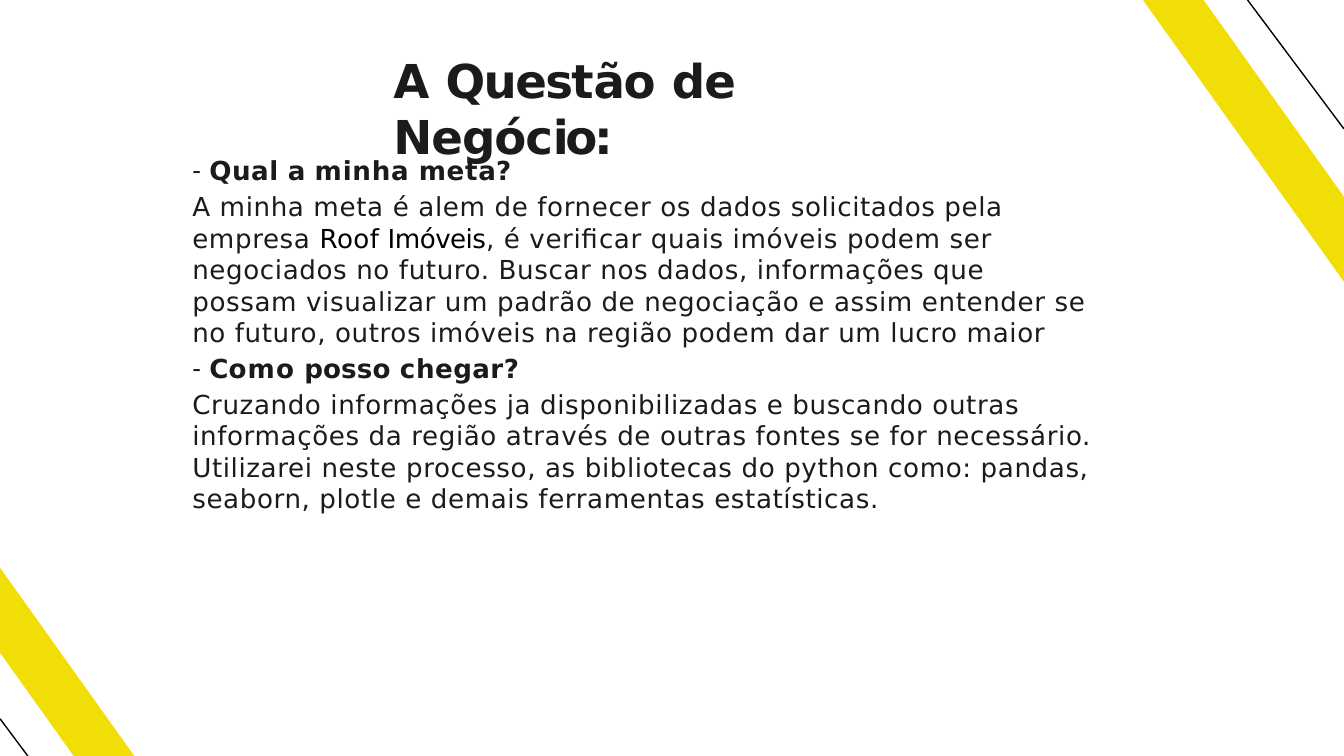
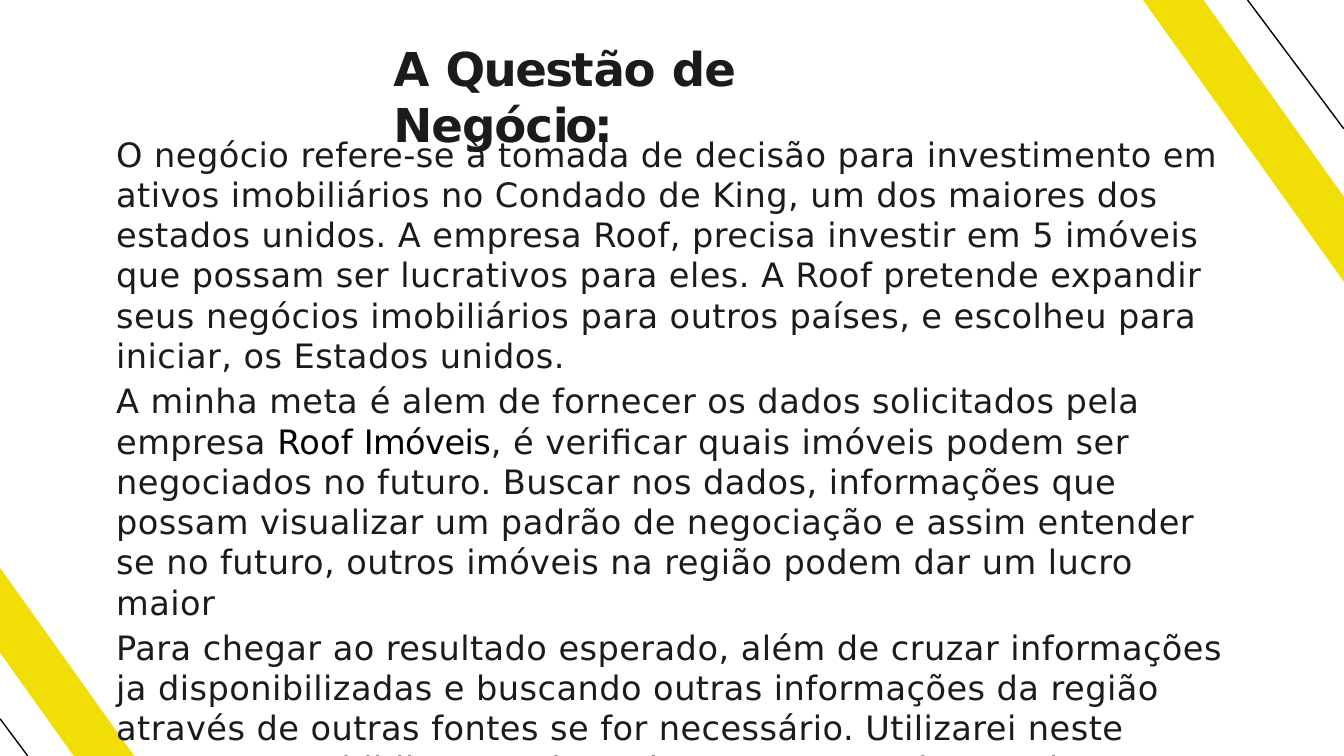
Before and after one commit to valdirdpg/curso-dnc, a slide deck: slide 11 of MODULO-3/MINI-PROJETO/Mini Projeto - Roof Imoveis.pptx. Drawn at 1344x756 pixels with LibreOffice and Linux fonts; fonts in the diff are those of the drawing. Boxes give left, top, right and bottom in pixels: in the first picture for what was removed or moved away, otherwise in the second. Text is boxed around its words. In the diff, an @@ line names an element or a change of style, - is before the commit and + after.

```diff
--- a/MODULO-3/MINI-PROJETO/Mini Projeto - Roof Imoveis.pptx
+++ b/MODULO-3/MINI-PROJETO/Mini Projeto - Roof Imoveis.pptx
@@ title "A Questão de Negócio:": place and size @@
-title "A Questão de Negócio:" at box(393, 61, 736, 164)
+title "A Questão de Negócio:" at box(393, 49, 736, 153)
@@ title "A Questão de Negócio:" at box(393, 49, 736, 153): letter spacing -0.8 to -0.9 pt in "Questão" @@
@@ text "O negócio refere-se à tomada ...": place and size @@
-text "O negócio refere-se à tomada ..." at box(192, 160, 1090, 513)
+text "O negócio refere-se à tomada ..." at box(116, 139, 1221, 748)
@@ text at box(116, 139, 1217, 372): text changed; size 14 to 18 pt; bold off @@
-  – Qual a minha meta?
+O negócio refere-se à tomada de decisão para investimento em ativos imobiliários no Condado de King, um dos maiores dos estados unidos. A empresa Roof, precisa investir em 5 imóveis que possam ser lucrativos para eles. A Roof pretende expandir seus negócios imobiliários para outros países, e escolheu para iniciar, os Estados unidos.
@@ text at box(116, 386, 1194, 616): size 14 to 18 pt in "A minha meta é alem de fornecer ..."; letter spacing 0.2 to 0.1 pt in "Roof"; list level 2 to 1 in "A minha meta é alem ..." @@
@@ text at box(116, 633, 1221, 748): text changed; size 14 to 18 pt @@
-  – Como posso chegar?
-  Cruzando informações ja disponibilizadas e buscando outras informações da região através de outras fontes se for necessário. Utilizarei neste processo, as bibliotecas do python como: pandas, seaborn, plotle e demais ferramentas estatísticas.
+Para chegar ao resultado esperado, além de cruzar informações ja disponibilizadas e buscando outras informações da região através de outras fontes se for necessário. Utilizarei neste processo, as bibliotecas do python como: pandas, seaborn, plotly e demais ferramentas estatísticas.
```
Also in this commit, not shown: 13 other slides changed, 26 slides added, 3 slides removed, 38 other files.
